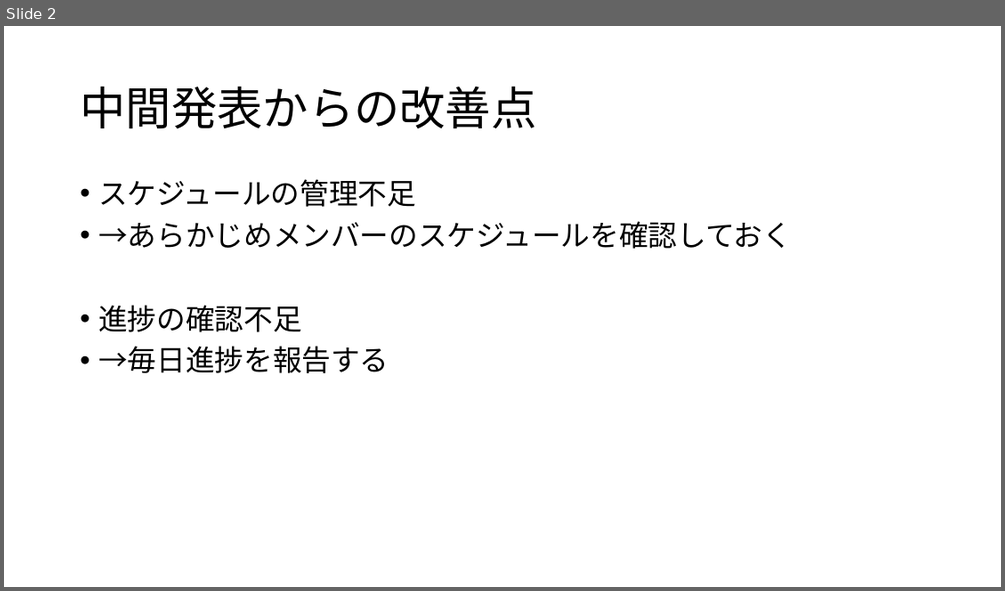
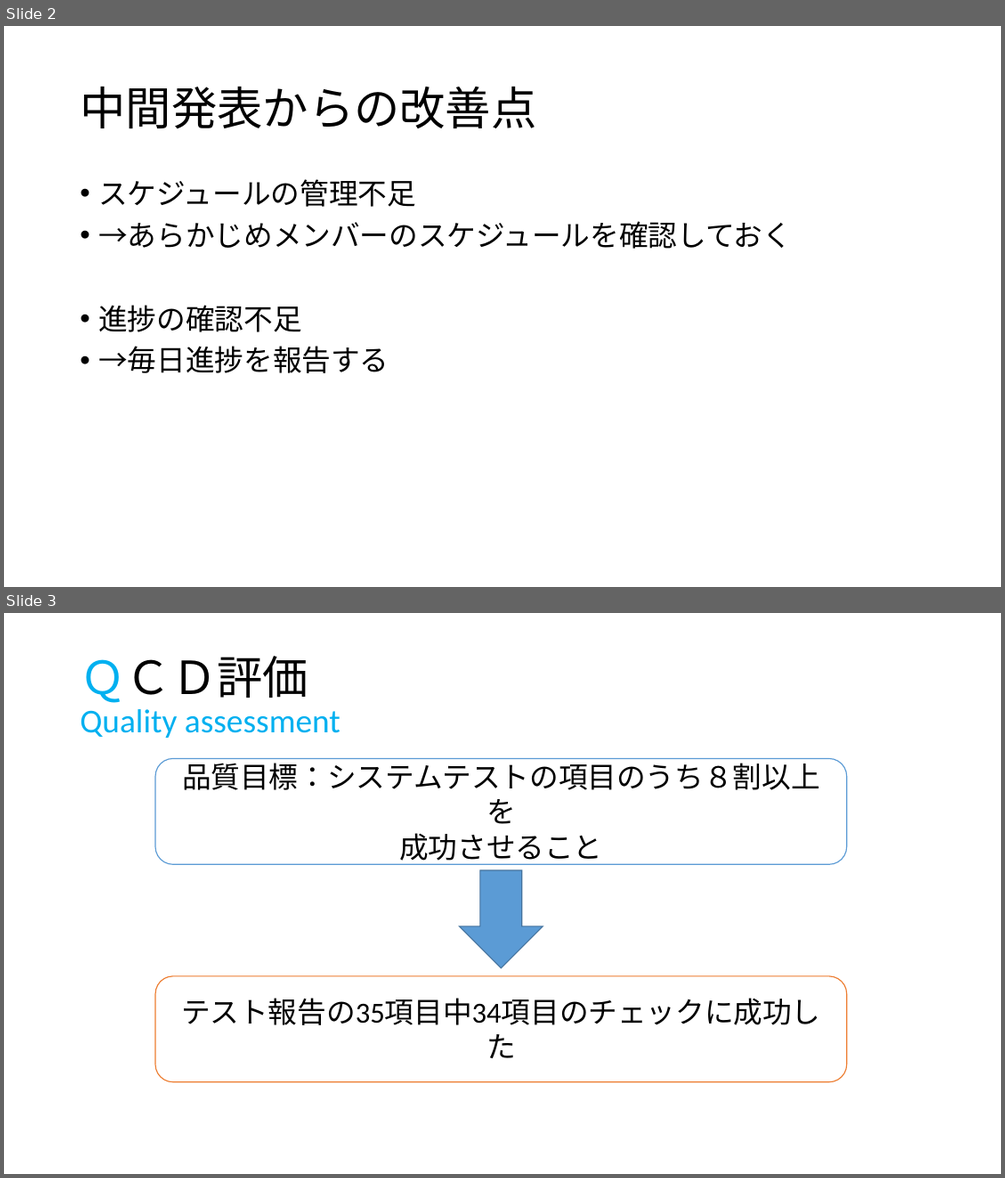
Before and after one commit to IzumiYuuta/PMyabukikenC, a slide deck: 最終発表.pptx. Shown one above the other, each under a label of ours: slide 2 before the commit, slides 2 and 3 after it. The pictures are 1005x591 and 1005x1178 pixels, drawn with LibreOffice and Linux fonts; fonts in the diff are those of the drawing. Boxes give left, top, right and bottom in pixels: in the first picture for what was removed or moved away, otherwise in the second. Text is boxed around its words. In the diff, an @@ line names an element or a change of style, - is before the commit and + after.

```diff
--- a/最終発表.pptx
+++ b/最終発表.pptx
@@ slide 3 added at <box>4,613,1001,1174</box>, background #FFFFFF @@
@@ title added at <box>80,656,340,738</box>, 32 pt, text #00B0F0 @@
+ＱＣＤ評価
+Quality assessment
@@ rounded rectangle added at <box>155,759,847,864</box>, fill #FFFFFF, outline #5B9BD5 1 pt, 28 pt, text #000000 @@
+品質目標：システムテストの項目のうち８割以上を
+成功させること
@@ down arrow added at <box>460,870,543,968</box>, fill #5B9BD5, outline #43739E 1 pt @@
@@ rounded rectangle added at <box>155,976,847,1082</box>, fill #FFFFFF, outline #ED7D31 1 pt, 28 pt, text #000000 @@
+テスト報告の35項目中34項目のチェックに成功した
```
Also in this commit, not shown: 2 other slides added, 1 slide removed.
